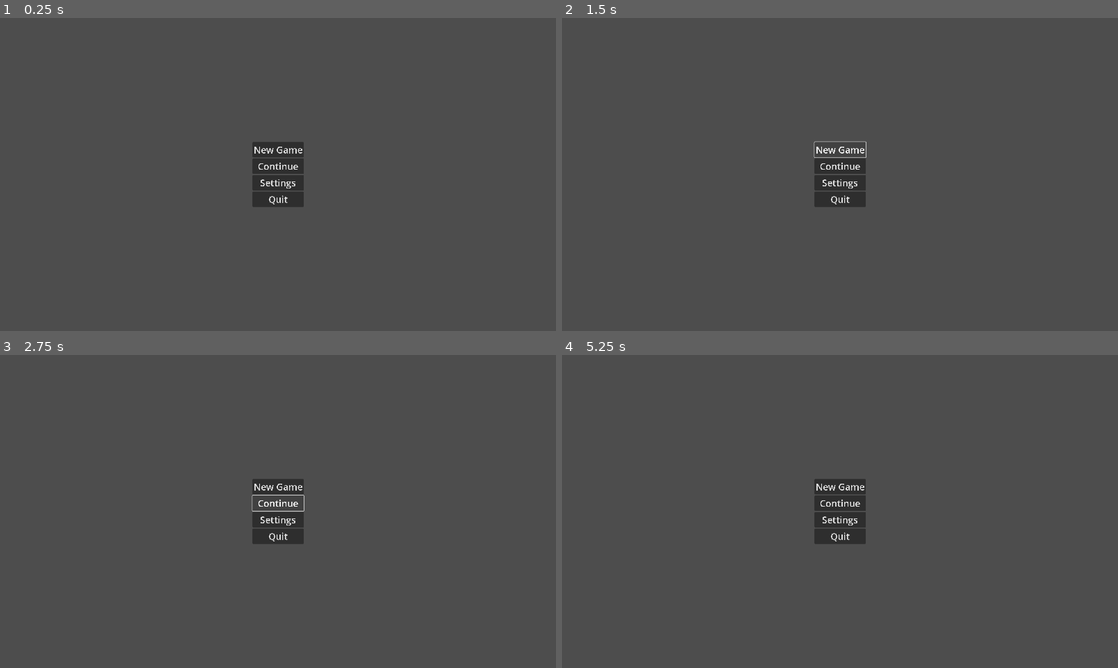
Above: before the commit, frames 1-4 (two rows, left to right).
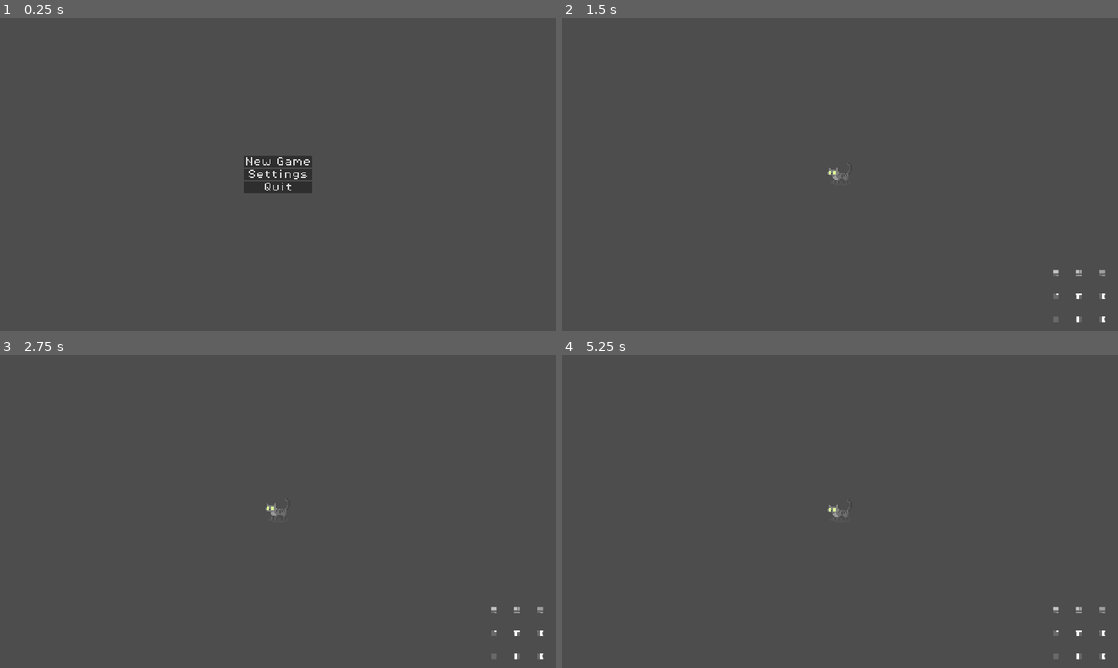
Above: after the commit, the same moments.

Repository: concl/tower_defense_game
Game: Godot game, scene res://scenes/menus/main_menu.tscn
The game is run twice, just before and just after one commit, with the same random seed, the same clock (stepped at 60 frames per second) and the same inputs.
Inputs (mouse positions are in pixels of both pictures, inside the frame that each line leads up to):
- Up to frame 1 (0.25 s): no input
- Up to frame 2 (1.5 s): click "New Game" at 0.5 s; click (840, 149) at 1.25 s, where only the run before the commit has a clickable "New Game"
- Up to frame 3 (2.75 s): click (278, 502) at 2 s, where only the run before the commit has a clickable "Continue"
- Up to frame 4 (5.25 s): click (840, 502) at 2.75 s, where only the run before the commit has a clickable "Continue"; click (840, 520) at 3.5 s, where only the run before the commit has a clickable "Settings"; click (862, 502) at 4.27 s; click (840, 517) at 5 s, where only the run before the commit has a clickable "Back"

The runs differ from the first frame. In frame 1, 1.5% of the frame differs, in the area x 43-57%, y 39-61%; in frame 2, 1.6%; in frame 3, 1.6%; in frame 4, 1.9%, in the area x 45-98%, y 39-98%.

Commit message:
added fonts, jumping and pausemenu

Diff:
--- a/assets/themes/menu_theme.tres
+++ b/assets/themes/menu_theme.tres
@@ -1,4 +1,7 @@
-[gd_resource type="Theme" format=3 uid="uid://8v8xgpdy1iuh"]
+[gd_resource type="Theme" load_steps=2 format=3 uid="uid://8v8xgpdy1iuh"]
+
+[ext_resource type="FontFile" uid="uid://cvsjr4ah2idg6" path="res://assets/fonts/PixelOperator8.ttf" id="1_3jc4x"]
 
 [resource]
+default_font = ExtResource("1_3jc4x")
 default_font_size = 32
--- a/project.godot
+++ b/project.godot
@@ -58,6 +58,11 @@
 "events": [Object(InputEventKey,"resource_local_to_scene":false,"resource_name":"","device":-1,"window_id":0,"alt_press …(191 unchanged characters)…
 ]
 }
+pause={
+"deadzone": 0.2,
+"events": [Object(InputEventKey,"resource_local_to_scene":false,"resource_name":"","device":-1,"window_id":0,"alt_pressed":false,"shift_pressed":false,"ctrl_pressed":false,"meta_pressed":false,"pressed":false,"keycode":0,"physical_keycode":4194305,"key_label":0,"unicode":0,"location":0,"echo":false,"script":null)
+]
+}
 
 [rendering]
 
--- a/scenes/entities/player.tscn
+++ b/scenes/entities/player.tscn
@@ -1,7 +1,8 @@
-[gd_scene load_steps=10 format=3 uid="uid://dgabwwlqksg48"]
+[gd_scene load_steps=16 format=3 uid="uid://dgabwwlqksg48"]
 
 [ext_resource type="Script" uid="uid://di7xecebd0bbq" path="res://scripts/entities/player.gd" id="1_08t41"]
 [ext_resource type="Texture2D" uid="uid://kokmwwyn3eec" path="res://assets/images/player_frames/idle.png" id="2_1ie0h"]
+[ext_resource type="Texture2D" uid="uid://ch00twovhbckb" path="res://assets/images/player_frames/jump.png" id="3_5u6hq"]
 [ext_resource type="Texture2D" uid="uid://cxjus53chaa7x" path="res://assets/images/player_frames/run.png" id="3_42nxq"]
 
 [sub_resource type="RectangleShape2D" id="RectangleShape2D_0qees"]
@@ -14,6 +15,26 @@
 [sub_resource type="AtlasTexture" id="AtlasTexture_d4qa6"]
 atlas = ExtResource("2_1ie0h")
 region = Rect2(32, 0, 32, 36)
+
+[sub_resource type="AtlasTexture" id="AtlasTexture_c5rqy"]
+atlas = ExtResource("3_5u6hq")
+region = Rect2(0, 0, 32, 36)
+
+[sub_resource type="AtlasTexture" id="AtlasTexture_b6tgf"]
+atlas = ExtResource("3_5u6hq")
+region = Rect2(32, 0, 32, 36)
+
+[sub_resource type="AtlasTexture" id="AtlasTexture_73kkf"]
+atlas = ExtResource("3_5u6hq")
+region = Rect2(64, 0, 32, 36)
+
+[sub_resource type="AtlasTexture" id="AtlasTexture_n5sgd"]
+atlas = ExtResource("3_5u6hq")
+region = Rect2(0, 36, 32, 36)
+
+[sub_resource type="AtlasTexture" id="AtlasTexture_5ki56"]
+atlas = ExtResource("3_5u6hq")
+region = Rect2(32, 36, 32, 36)
 
 [sub_resource type="AtlasTexture" id="AtlasTexture_ss7kx"]
 atlas = ExtResource("3_42nxq")
@@ -38,6 +59,26 @@
 }, {
 "frames": [{
 "duration": 1.0,
+"texture": SubResource("AtlasTexture_c5rqy")
+}, {
+"duration": 1.0,
+"texture": SubResource("AtlasTexture_b6tgf")
+}, {
+"duration": 5.0,
+"texture": SubResource("AtlasTexture_73kkf")
+}, {
+"duration": 1.0,
+"texture": SubResource("AtlasTexture_n5sgd")
+}, {
+"duration": 1.0,
+"texture": SubResource("AtlasTexture_5ki56")
+}],
+"loop": true,
+"name": &"jump",
+"speed": 12.0
+}, {
+"frames": [{
+"duration": 1.0,
 "texture": SubResource("AtlasTexture_ss7kx")
 }, {
 "duration": 1.0,
@@ -55,12 +96,14 @@
 shape = SubResource("RectangleShape2D_0qees")
 
 [node name="Sprites" type="Node2D" parent="."]
+position = Vector2(5, -25)
 scale = Vector2(4, 4)
 
 [node name="PlayerSprite" type="AnimatedSprite2D" parent="Sprites"]
 scale = Vector2(1.00278, 0.995983)
 sprite_frames = SubResource("SpriteFrames_c5rqy")
-animation = &"idle"
+animation = &"jump"
 autoplay = "idle"
+frame_progress = 0.993362
 
 [node name="Attacks" type="Node2D" parent="."]
--- a/scenes/levels/test_level.tscn
+++ b/scenes/levels/test_level.tscn
@@ -656,6 +656,7 @@
 [node name="TestLevel" type="Node2D"]
 
 [node name="TileMapLayer" type="TileMapLayer" parent="."]
+position = Vector2(0, 8)
 tile_map_data = PackedByteArray("AAAaAAsAAAADAAIAAAAbAAsAAAADAAIAAAAOAAYAAAAGAAQAAAAOAAcAAAAGAAUAAAAOAAgAAAAGAAYAAAAOAA …(3792 unchanged characters)…
 tile_set = SubResource("TileSet_48ne7")
 rendering_quadrant_size = 20
--- a/scenes/menus/main_menu.tscn
+++ b/scenes/menus/main_menu.tscn
@@ -38,10 +38,6 @@
 [node name="NewGame" type="Button" parent="Main/VBoxContainer"]
 layout_mode = 2
 text = "New Game"
-
-[node name="Continue" type="Button" parent="Main/VBoxContainer"]
-layout_mode = 2
-text = "Continue"
 
 [node name="Settings" type="Button" parent="Main/VBoxContainer"]
 layout_mode = 2
@@ -88,6 +84,7 @@
 layout_mode = 2
 text = "Back"
 
+[connection signal="pressed" from="Main/VBoxContainer/NewGame" to="." method="_on_new_game_pressed"]
 [connection signal="pressed" from="Main/VBoxContainer/Settings" to="." method="_on_settings_pressed"]
 [connection signal="pressed" from="Main/VBoxContainer/Quit" to="." method="_on_quit_pressed"]
 [connection signal="toggled" from="Settings/VBoxContainer/Fullscreen/CheckButton" to="." method="_on_check_button_toggled"]
--- a/scenes/menus/pause_menu.tscn
+++ b/scenes/menus/pause_menu.tscn
@@ -1,6 +1,7 @@
-[gd_scene load_steps=2 format=3 uid="uid://dckpr8jj05fsm"]
+[gd_scene load_steps=3 format=3 uid="uid://dckpr8jj05fsm"]
 
 [ext_resource type="Theme" uid="uid://8v8xgpdy1iuh" path="res://assets/themes/menu_theme.tres" id="1_fwndu"]
+[ext_resource type="Script" uid="uid://6814hvsvenbr" path="res://scripts/menus/pause_menu.gd" id="2_7unhi"]
 
 [node name="PauseMenu" type="Control"]
 layout_mode = 3
@@ -10,6 +11,16 @@
 grow_horizontal = 2
 grow_vertical = 2
 theme = ExtResource("1_fwndu")
+script = ExtResource("2_7unhi")
+
+[node name="ColorRect" type="ColorRect" parent="."]
+layout_mode = 1
+anchors_preset = 15
+anchor_right = 1.0
+anchor_bottom = 1.0
+grow_horizontal = 2
+grow_vertical = 2
+color = Color(0, 0, 0, 0.25098)
 
 [node name="Main" type="Control" parent="."]
 layout_mode = 1
@@ -33,10 +44,6 @@
 grow_horizontal = 2
 grow_vertical = 2
 
-[node name="NewGame" type="Button" parent="Main/VBoxContainer"]
-layout_mode = 2
-text = "New Game"
-
 [node name="Continue" type="Button" parent="Main/VBoxContainer"]
 layout_mode = 2
 text = "Continue"
@@ -45,14 +52,18 @@
 layout_mode = 2
 text = "Settings"
 
-[node name="Quit" type="Button" parent="Main/VBoxContainer"]
+[node name="MainMenu" type="Button" parent="Main/VBoxContainer"]
 layout_mode = 2
-text = "Quit"
+text = "Main Menu"
 
 [node name="Settings" type="Control" parent="."]
+visible = false
 layout_mode = 1
 anchors_preset = 15
 anchor_right = 1.0
 anchor_bottom = 1.0
 grow_horizontal = 2
 grow_vertical = 2
+
+[connection signal="pressed" from="Main/VBoxContainer/Continue" to="." method="_on_continue_pressed"]
+[connection signal="pressed" from="Main/VBoxContainer/MainMenu" to="." method="_on_main_menu_pressed"]
--- a/scenes/ui/main_ui.tscn
+++ b/scenes/ui/main_ui.tscn
@@ -1,9 +1,6 @@
-[gd_scene format=3 uid="uid://bb0xty80owtkt"]
+[gd_scene load_steps=2 format=3 uid="uid://bb0xty80owtkt"]
 
-[node name="MainUI" type="Control"]
-layout_mode = 3
-anchors_preset = 15
-anchor_right = 1.0
-anchor_bottom = 1.0
-grow_horizontal = 2
-grow_vertical = 2
+[ext_resource type="Script" uid="uid://c1g127ovob3nc" path="res://scripts/globals.gd" id="1_hnesk"]
+
+[node name="MainUI" type="CanvasLayer"]
+script = ExtResource("1_hnesk")
--- a/scripts/entities/player.gd
+++ b/scripts/entities/player.gd
@@ -3,16 +3,29 @@
 @onready var sprites: Node2D = $Sprites
 @onready var player_sprite: AnimatedSprite2D = $Sprites/PlayerSprite
 
+
+
 # Parameters
 var dash_speed = 1600
 var dash_frames = 12
+
+var jump_frames = 45
+var jump_accel = 40
+
+var invincible_frames = 60
+
 var SPEED = 400
 var acceleration = 120
 
+var stamina = 60
 
 # State
 var is_dashing = false
 var is_jumping = false
+
+var jump_progress = 0
+
+var invincible_progress = 0
 
 var dash_direc = Vector2()
 var dash_progress = 0
@@ -30,8 +43,15 @@
     else:
         dash_progress -= 1
 
-func handle_jump():
-    pass
+func handle_jump(delta: float):
+    if move_direc.length() != 0:
+        velocity = velocity.move_toward(move_direc * SPEED, jump_accel * delta * 60)
+
+    if jump_progress == 0:
+        is_jumping = false
+    else:
+        jump_progress -= 1
+
 
 # handles general movement
 func handle_general(delta: float):
@@ -48,6 +68,10 @@
     if run_check and !is_dashing and !is_jumping and current_animation != "run":
         current_animation = "run"
         player_sprite.play("run")
+
+    if is_jumping and current_animation != "jump":
+        current_animation = "jump"
+        player_sprite.play("jump")
 
 func handle_input(delta: float):
     # Handle looking
@@ -73,10 +97,18 @@
 
     move_direc = move_direc.normalized()
 
-    if Input.is_action_just_pressed("dash") and !is_dashing and !is_jumping:
+    if Input.is_action_just_pressed("dash") and !is_dashing and !is_jumping and stamina >= 48:
+        stamina -= 48
         is_dashing = true
         dash_direc = move_direc
         dash_progress = dash_frames
+
+    if Input.is_action_just_pressed("jump") and !is_jumping:
+        is_jumping = true
+        is_dashing = false
+        dash_progress = 0
+        dash_direc = Vector2()
+        jump_progress = jump_frames
 
 
 func _physics_process(delta: float) -> void:
@@ -87,8 +119,11 @@
     if is_dashing:
         handle_dash()
     elif is_jumping:
-        handle_jump()
+        handle_jump(delta)
     else:
         handle_general(delta)
 
+    if stamina < 60:
+        stamina += 1
+
     move_and_slide()
--- a/scripts/globals.gd
+++ b/scripts/globals.gd
@@ -1,6 +1,20 @@
-extends Node
+extends CanvasLayer
 
+#@onready var main_ui = $"."
+
+const MAIN_MENU = preload("res://scenes/menus/main_menu.tscn")
+const PAUSE_MENU = preload("res://scenes/menus/pause_menu.tscn")
 var _resolution = Vector2(1280, 720)
+
+func _unhandled_input(event: InputEvent) -> void:
+
+    if event.is_action_pressed("pause"):
+        if !get_tree().current_scene.scene_file_path == MAIN_MENU.resource_path:
+            var pause_menu = PAUSE_MENU.instantiate()
+            pause_menu.process_mode = Node.PROCESS_MODE_WHEN_PAUSED
+            get_tree().paused = true
+            add_child(pause_menu)
+
 
 func _ready() -> void:
     DisplayServer.window_set_position(Vector2(100, 100))
--- a/scripts/menus/main_menu.gd
+++ b/scripts/menus/main_menu.gd
@@ -1,7 +1,10 @@
 extends Control
+
+const LEVEL = preload("res://scenes/levels/test_level.tscn")
 
 @onready var main: Control = $Main
 @onready var settings: Control = $Settings
+
 
 func _on_quit_pressed() -> void:
     get_tree().quit()
@@ -22,3 +25,7 @@
 func _on_back_pressed() -> void:
     settings.hide()
     main.show()
+
+
+func _on_new_game_pressed() -> void:
+    get_tree().change_scene_to_packed(LEVEL)
--- /dev/null
+++ b/scripts/menus/pause_menu.gd
@@ -0,0 +1,15 @@
+extends Control
+
+const MAIN_MENU = preload("res://scenes/menus/main_menu.tscn")
+
+func _on_continue_pressed() -> void:
+    get_tree().paused = false
+    queue_free()
+
+
+
+func _on_main_menu_pressed() -> void:
+
+    get_tree().change_scene_to_packed(MAIN_MENU)
+    get_tree().paused = false
+    queue_free()
Binary file added: assets/fonts/PixelOperator8-Bold.ttf
Not shown, added: assets/fonts/PixelOperator8-Bold.ttf.import
Binary file added: assets/fonts/PixelOperator8.ttf
Not shown, added: assets/fonts/PixelOperator8.ttf.import
Not shown, added: scripts/menus/pause_menu.gd.uid
